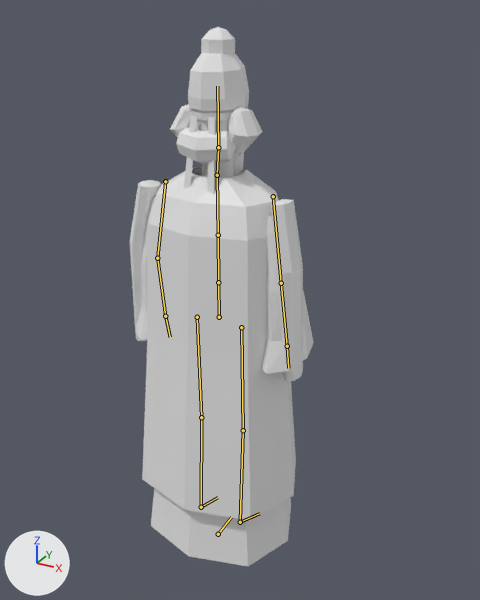
Two versions of the Blender file art_src/creatures/man.blend, one commit apart.
Rendered twice from a camera (50 mm lens) standing at (1.08, -1.81, 1.94) and looking at (-0.02, 0.18, 0.94). Every picture has the same lights, and +X, +Y and +Z are marked at lower left. The first picture is the older version. The bones that bend it are drawn over the model as lines.

Objects in the first picture: 'man_base', 'man_beard_square', 'man_caftan', 'man_cap_tall', 'man_cloak', 'man_fillet', 'man_globe', 'man_hair_bushy', 'man_hair_curls', 'man_hides', 'man_robe'.
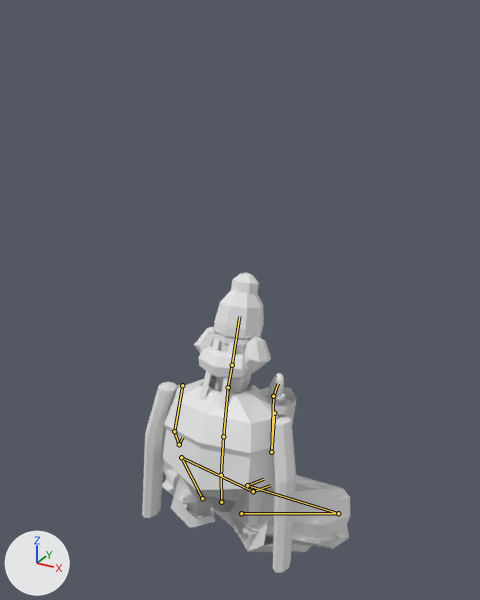
The newer file adds an action. The first version stands in its rest pose; the second is drawn at frame 30 of the action 'eat_floor-loop'.

Location of each change, (x1, y1, x2, y2) in pixels of the pictures (480 x 600 px):
```json
{"object": "man_cloak", "change": "posed", "before": [130, 166, 303, 521], "after": [142, 376, 311, 573]}
{"object": "man_robe", "change": "posed", "before": [135, 197, 314, 567], "after": [163, 387, 347, 536], "on screen": "mostly hidden afterwards"}
{"object": "man_cap_tall", "change": "posed", "before": [188, 53, 249, 111], "after": [214, 291, 264, 338], "on screen": "18% narrower, 19% shorter"}
{"object": "man_legs_baggy", "change": "posed", "after": [165, 469, 350, 538], "on screen": "not visible before"}
{"object": "man_hair_curls", "change": "posed", "before": [176, 127, 236, 164], "after": [198, 346, 248, 379], "on screen": "16% narrower, 11% shorter"}
{"object": "man_hair_bushy", "change": "posed", "before": [170, 104, 263, 153], "after": [194, 327, 271, 373], "on screen": "17% narrower, 6% shorter"}
{"object": "man_caftan", "change": "posed", "before": [153, 169, 243, 198], "after": [162, 379, 349, 549], "on screen": "mostly hidden"}
{"object": "man_base", "change": "posed", "before": [191, 107, 246, 178], "after": [215, 332, 285, 405]}
{"object": "man_fillet", "change": "posed", "before": [184, 108, 248, 194], "after": [199, 334, 261, 410], "on screen": "11% shorter"}
{"object": "man_globe", "change": "posed", "before": [201, 27, 235, 54], "after": [231, 273, 259, 295], "on screen": "17% narrower, 18% shorter"}
{"object": "man_coat", "change": "posed", "after": [162, 473, 348, 548], "on screen": "not visible before"}
{"object": "man_beard_square", "change": "posed", "before": [234, 153, 244, 176], "after": [242, 373, 251, 392], "on screen": "mostly hidden"}
{"bone": "spine", "before": "(218, 282) to (218, 235)", "after": "(221, 475) to (223, 436)"}
{"bone": "chest", "before": "(218, 235) to (217, 175)", "after": "(223, 436) to (228, 387)"}
{"bone": "neck", "before": "(217, 175) to (218, 147)", "after": "(228, 387) to (232, 365)"}
{"bone": "head", "before": "(218, 147) to (217, 86)", "after": "(232, 365) to (239, 316)"}
{"bone": "upper_arm_l", "before": "(165, 181) to (157, 258)", "after": "(182, 385) to (174, 431)"}
{"bone": "forearm_l", "before": "(157, 258) to (165, 316)", "after": "(174, 431) to (179, 444)"}
{"bone": "hand_l", "before": "(165, 316) to (170, 337)", "after": "(179, 444) to (182, 437)"}
{"bone": "upper_arm_r", "before": "(273, 196) to (281, 283)", "after": "(274, 413) to (271, 452)"}
{"bone": "forearm_r", "before": "(281, 283) to (287, 346)", "after": "(271, 452) to (273, 396)"}
{"bone": "hand_r", "before": "(287, 346) to (288, 368)", "after": "(273, 396) to (278, 383)"}
{"bone": "thigh_l", "before": "(197, 317) to (201, 417)", "after": "(202, 498) to (181, 457)"}
{"bone": "shin_l", "before": "(201, 417) to (201, 507)", "after": "(181, 457) to (253, 491)"}
{"bone": "foot_l", "before": "(201, 507) to (217, 497)", "after": "(253, 491) to (270, 485)"}
{"bone": "thigh_r", "before": "(241, 327) to (243, 430)", "after": "(241, 513) to (338, 513)"}
{"bone": "shin_r", "before": "(243, 430) to (240, 522)", "after": "(338, 513) to (247, 485)"}
{"bone": "foot_r", "before": "(240, 522) to (259, 513)", "after": "(247, 485) to (263, 479)"}
```

The change, as JSON lines over the scene's bpy script:
```json
{"block": "bone_root", "where": "bone_root = bpy.data.objects['man'].pose.bones['root']"}
{"op": "set", "path": "bone_root.location", "old": "(0.0, 0.0, 0.0)", "new": "(0.0, 0.0, -0.81)"}
{"block": "bone_spine", "where": "bone_spine = bpy.data.objects['man'].pose.bones['spine']  # child of 'hips'"}
{"op": "set", "path": "bone_spine.rotation_quaternion", "old": "(1.0, 0.0, 0.0, 0.0)", "new": "(0.998, -0.061, 0.0, 0.0)", "note": "degrees (0, 0, 0) -> degrees (-7, 0, 0)"}
{"block": "bone_chest", "where": "bone_chest = bpy.data.objects['man'].pose.bones['chest']  # child of 'spine'"}
{"op": "set", "path": "bone_chest.rotation_quaternion", "old": "(1.0, 0.0, 0.0, 0.0)", "new": "(0.999, -0.035, 0.0, 0.0)", "note": "degrees (0, 0, 0) -> degrees (-4, 0, 0)"}
{"block": "bone_neck", "where": "bone_neck = bpy.data.objects['man'].pose.bones['neck']  # child of 'chest'"}
{"op": "set", "path": "bone_neck.rotation_quaternion", "old": "(1.0, 0.0, 0.0, 0.0)", "new": "(1.0, -0.026, 0.0, 0.0)", "note": "degrees (0, 0, 0) -> degrees (-3, 0, 0)"}
{"block": "bone_head", "where": "bone_head = bpy.data.objects['man'].pose.bones['head']  # child of 'neck'"}
{"op": "set", "path": "bone_head.rotation_quaternion", "old": "(1.0, 0.0, 0.0, 0.0)", "new": "(0.999, -0.035, 0.0, 0.0)", "note": "degrees (0, 0, 0) -> degrees (-4, 0, 0)"}
{"block": "bone_upper_arm_l", "where": "bone_upper_arm_l = bpy.data.objects['man'].pose.bones['upper_arm_l']  # child of 'chest'"}
{"op": "set", "path": "bone_upper_arm_l.rotation_quaternion", "old": "(1.0, 0.0, 0.0, 0.0)", "new": "(0.96, 0.197, -0.201, 0.002)", "note": "degrees (0, 0, 0) -> degrees (24, -23, -5)"}
{"block": "bone_forearm_l", "where": "bone_forearm_l = bpy.data.objects['man'].pose.bones['forearm_l']  # child of 'upper_arm_l'"}
{"op": "set", "path": "bone_forearm_l.rotation_quaternion", "old": "(1.0, 0.0, 0.0, 0.0)", "new": "(0.99, 0.138, -0.039, 0.006)", "note": "degrees (0, 0, 0) -> degrees (16, -4, 0)"}
{"block": "bone_hand_l", "where": "bone_hand_l = bpy.data.objects['man'].pose.bones['hand_l']  # child of 'forearm_l'"}
{"op": "set", "path": "bone_hand_l.rotation_quaternion", "old": "(1.0, 0.0, 0.0, 0.0)", "new": "(0.966, 0.259, 0.005, 0.004)", "note": "degrees (0, 0, 0) -> degrees (30, 0, 1)"}
{"block": "bone_upper_arm_r", "where": "bone_upper_arm_r = bpy.data.objects['man'].pose.bones['upper_arm_r']  # child of 'chest'"}
{"op": "set", "path": "bone_upper_arm_r.rotation_quaternion", "old": "(1.0, 0.0, 0.0, 0.0)", "new": "(0.921, 0.302, -0.196, 0.149)", "note": "degrees (0, 0, 0) -> degrees (34, -27, 10)"}
{"block": "bone_forearm_r", "where": "bone_forearm_r = bpy.data.objects['man'].pose.bones['forearm_r']  # child of 'upper_arm_r'"}
{"op": "set", "path": "bone_forearm_r.rotation_quaternion", "old": "(1.0, 0.0, 0.0, 0.0)", "new": "(0.336, 0.916, 0.003, 0.219)", "note": "degrees (0, 0, 0) -> degrees (138, -24, 10)"}
{"block": "bone_hand_r", "where": "bone_hand_r = bpy.data.objects['man'].pose.bones['hand_r']  # child of 'forearm_r'"}
{"op": "set", "path": "bone_hand_r.rotation_quaternion", "old": "(1.0, 0.0, 0.0, 0.0)", "new": "(0.966, 0.259, -0.005, -0.004)", "note": "degrees (0, 0, 0) -> degrees (30, 0, -1)"}
{"block": "bone_thigh_l", "where": "bone_thigh_l = bpy.data.objects['man'].pose.bones['thigh_l']  # child of 'hips'"}
{"op": "set", "path": "bone_thigh_l.rotation_quaternion", "old": "(1.0, 0.0, 0.0, 0.0)", "new": "(0.4, 0.593, -0.683, -0.146)", "note": "degrees (0, 0, 0) -> degrees (133, -22, -89)"}
{"block": "bone_shin_l", "where": "bone_shin_l = bpy.data.objects['man'].pose.bones['shin_l']  # child of 'thigh_l'"}
{"op": "set", "path": "bone_shin_l.rotation_quaternion", "old": "(1.0, 0.0, 0.0, 0.0)", "new": "(0.358, -0.934, 0.0, 0.0)", "note": "degrees (0, 0, 0) -> degrees (-138, 0, 0)"}
{"block": "bone_foot_l", "where": "bone_foot_l = bpy.data.objects['man'].pose.bones['foot_l']  # child of 'shin_l'"}
{"op": "set", "path": "bone_foot_l.rotation_quaternion", "old": "(1.0, 0.0, 0.0, 0.0)", "new": "(0.976, 0.216, -0.015, -0.003)", "note": "degrees (0, 0, 0) -> degrees (25, -2, -1)"}
{"block": "bone_thigh_r", "where": "bone_thigh_r = bpy.data.objects['man'].pose.bones['thigh_r']  # child of 'hips'"}
{"op": "set", "path": "bone_thigh_r.rotation_quaternion", "old": "(1.0, 0.0, 0.0, 0.0)", "new": "(0.4, 0.593, 0.683, 0.146)", "note": "degrees (0, 0, 0) -> degrees (133, 22, 89)"}
{"block": "bone_shin_r", "where": "bone_shin_r = bpy.data.objects['man'].pose.bones['shin_r']  # child of 'thigh_r'"}
{"op": "set", "path": "bone_shin_r.rotation_quaternion", "old": "(1.0, 0.0, 0.0, 0.0)", "new": "(0.407, -0.914, 0.0, 0.0)", "note": "degrees (0, 0, 0) -> degrees (-132, 0, 0)"}
{"block": "bone_foot_r", "where": "bone_foot_r = bpy.data.objects['man'].pose.bones['foot_r']  # child of 'shin_r'"}
{"op": "set", "path": "bone_foot_r.rotation_quaternion", "old": "(1.0, 0.0, 0.0, 0.0)", "new": "(0.976, 0.216, 0.015, 0.003)", "note": "degrees (0, 0, 0) -> degrees (25, 2, 1)"}
```
